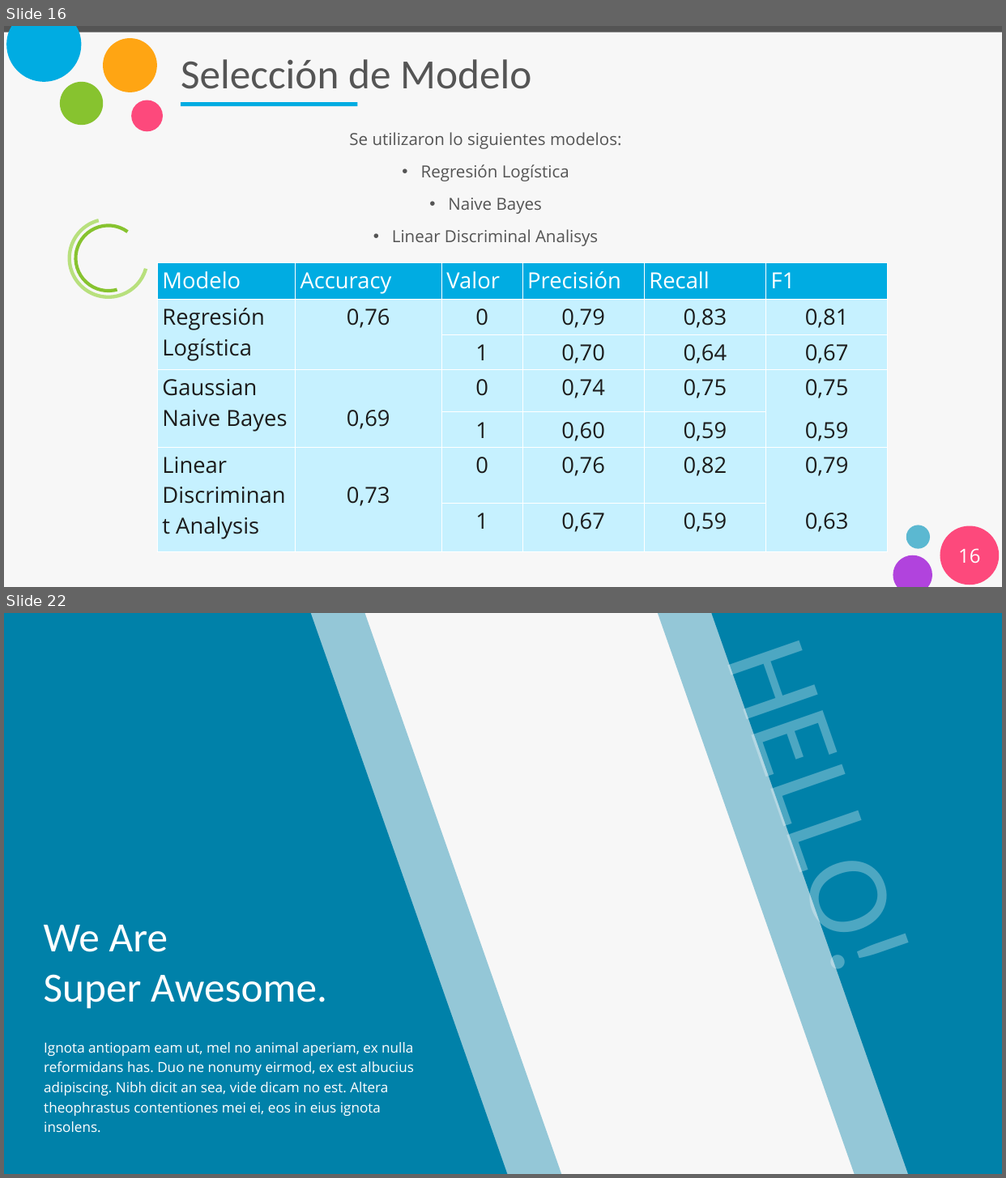
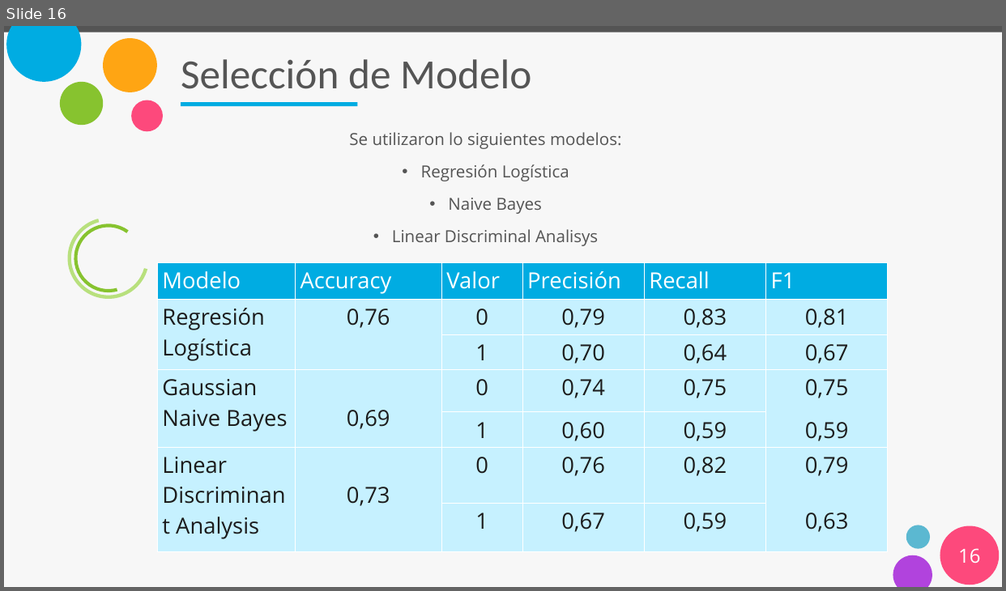
Before and after one commit to gp34446/desafio3, a slide deck: Presentación_desafio_3.pptx. Shown one above the other, each under a label of ours: slides 16 and 22 before the commit, slide 16 after it; the slides between them are not shown. The pictures are 1006x1178 and 1006x591 pixels, drawn with LibreOffice and Linux fonts; fonts in the diff are those of the drawing. Boxes give left, top, right and bottom in pixels: in the first picture for what was removed or moved away, otherwise in the second. Text is boxed around its words. In the diff, an @@ line names an element or a change of style, - is before the commit and + after.

```diff
--- a/Presentación_desafio_3.pptx
+++ b/Presentación_desafio_3.pptx
@@ slide 22 removed at <box>4,613,1002,1174</box>, background #F7F7F7 @@
@@ text removed at <box>696,613,1002,1174</box> @@
-HELLO!
@@ title removed at <box>44,925,327,1009</box> @@
-We Are
-Super Awesome.
@@ text removed at <box>44,1042,414,1132</box> @@
-Ignota antiopam eam ut, mel no animal aperiam, ex nulla reformidans has. Duo ne nonumy eirmod, ex est albucius adipiscing. Nibh dicit an sea, vide dicam no est. Altera theophrastus contentiones mei ei, eos in eius ignota insolens.
```
Also in this commit, not shown: 1 slide changed, 6 slides added, 80 other slides removed.
